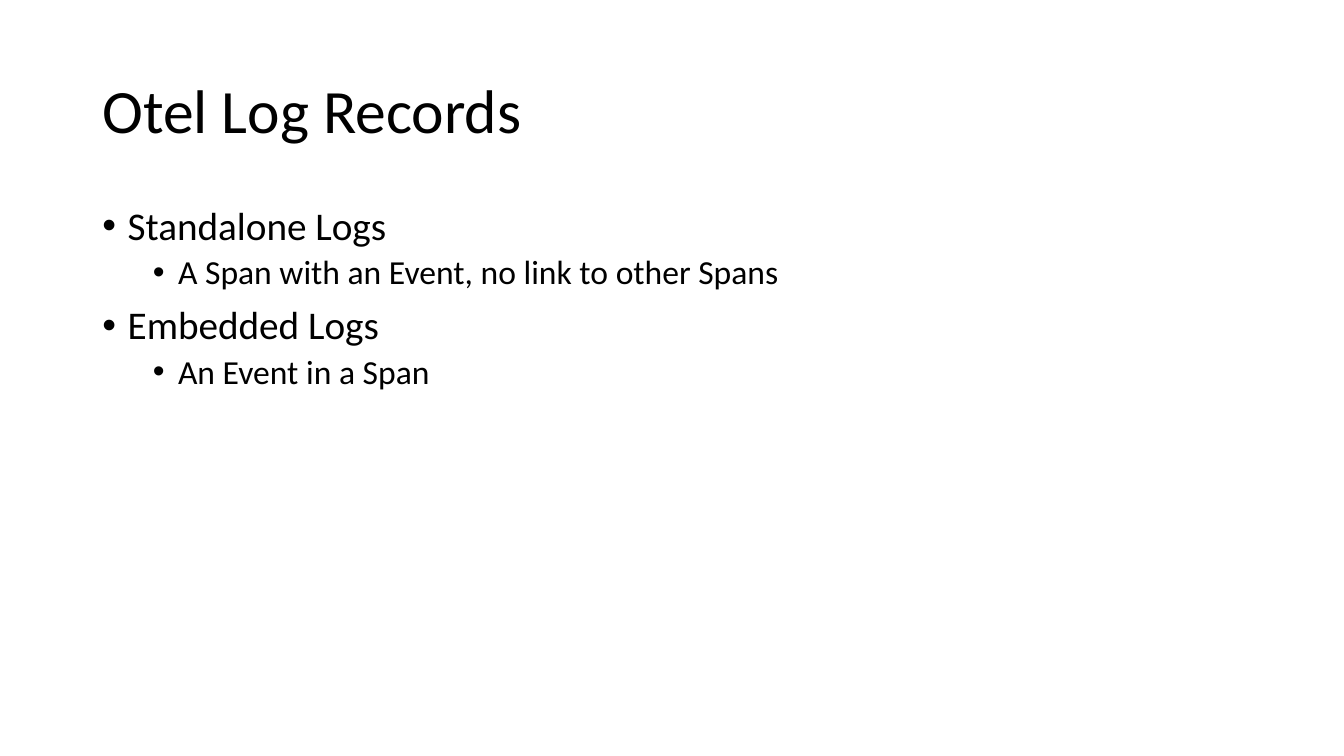
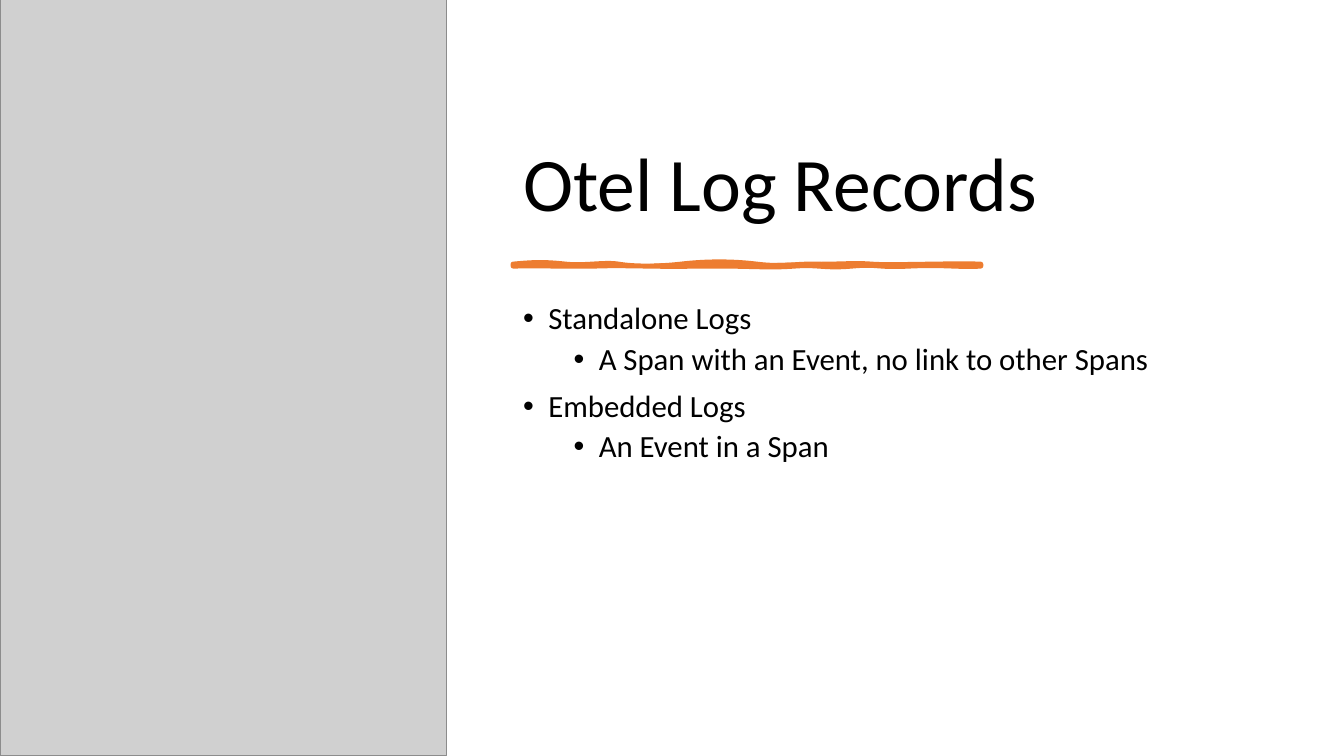
Before and after one commit to ProgrammerAL/Presentations-2023, a slide deck: slide 21 of 2023-03 - Orlando Code Camp - OpenTelemetry/Presentation.pptx. Drawn at 1344x756 pixels with LibreOffice and Linux fonts; fonts in the diff are those of the drawing; grey boxes stand for pictures. Boxes give left, top, right and bottom in pixels: in the first picture for what was removed or moved away, otherwise in the second. Text is boxed around its words. In the diff, an @@ line names an element or a change of style, - is before the commit and + after.

```diff
--- a/2023-03 - Orlando Code Camp - OpenTelemetry/Presentation.pptx
+++ b/2023-03 - Orlando Code Camp - OpenTelemetry/Presentation.pptx
@@ picture added at (0,0,447,756) @@
@@ title "Otel Log Records": place and size @@
-title "Otel Log Records" at (102,90,521,144)
+title "Otel Log Records" at (523,158,1037,224)
@@ title "Otel Log Records" at (523,158,1037,224): size 44 to 54 pt; vertical alignment middle to bottom @@
@@ freeform shape added at (513,264,981,266), fill #ED7D31, outline #ED7D31 3.5 pt @@
@@ text "Standalone Logs": place and size @@
-text "Standalone Logs" at (128,212,778,390)
+text "Standalone Logs" at (548,307,1148,462)
@@ text "Standalone Logs" at (548,307,1148,462): size 28 to 22 pt in "Standalone Logs", "Embedded Logs"; size 24 to 22 pt in "A Span with an Event, no link ...", "An Event in a Span" @@
```
Also in this commit, not shown: 17 other slides changed, 1 slide added, 1 slide removed.
